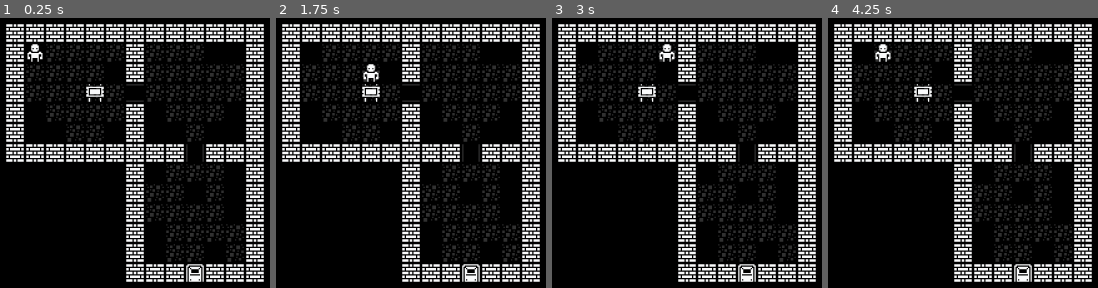
Above: before the commit, frames 1-4 (left to right).
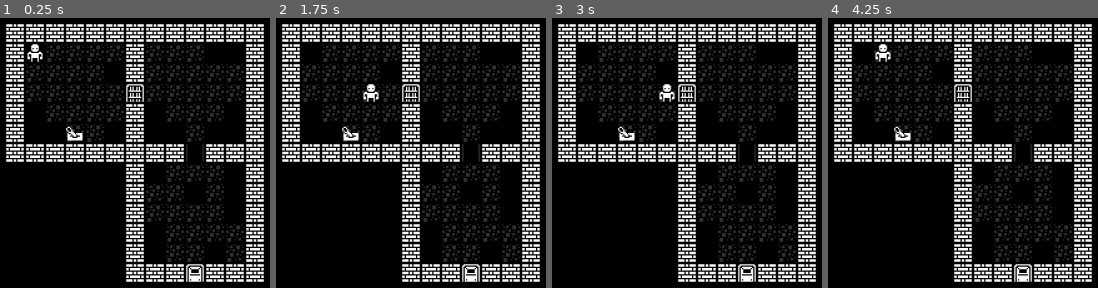
Above: after the commit, the same moments.

Repository: Pandawaflez/PGRPGE
Game: Godot game, scene res://Prefabs/test_dungeon_1.tscn
Two runs of this game, one before a commit and one after it. Both use one fixed random seed, a clock stepped at 60 frames per second and the inputs below. This scene is started directly instead of the project's main scene.
Inputs:
- Up to frame 1 (0.25 s): no input
- Up to frame 2 (1.75 s): tap Enter at 0.5 s; hold D (Right) 0.53-1.28 s; hold 0 (0) 0.53-1.28 s; tap 1 (1) at 0.8, 1.35 s; hold S (Down) from 1.28 s (still down); tap 2 (2) at 1.55 s
- Up to frame 3 (3 s): release S (Down) at 2.03 s; hold D (Right) 2.03-2.78 s; hold 2 (2) 2.03-2.78 s; tap 3 (3) at 2.3, 2.85 s; tap Space at 2.75 s; hold W (Up) from 2.78 s (still down)
- Up to frame 4 (4.25 s): tap 4 (4) at 3.05 s; release W (Up) at 3.53 s; hold A (Left) from 3.53 s (still down); hold 4 (4) from 3.53 s (still down); tap 5 (5) at 3.8 s

The runs differ from the first frame. In frame 1, 0.8% of the frame differs, in the area x 24-54%, y 24-46%; in frame 2, 1.1%; in frame 3, 1.3%, in the area x 24-54%, y 9-46%; in frame 4, 0.8%.

Commit message:
Feat: Updated test level to add a door switch, tweaked progression management.

Diff:
--- a/Prefabs/progression_manager.tscn
+++ b/Prefabs/progression_manager.tscn
@@ -5,6 +5,6 @@
 [node name="ProgressionManager" type="Node" unique_id=1099256361]
 script = ExtResource("1_ne6it")
 progressionDictionary = {
-"NewProgressionTest": 0,
+"NewProgressionTest": true,
 "ProgressionTest": false
 }
--- a/Prefabs/test_dungeon_1.tscn
+++ b/Prefabs/test_dungeon_1.tscn
@@ -109,18 +109,40 @@
 [node name="PlayerMapEntity" parent="." unique_id=1278548234 instance=ExtResource("3_kw862")]
 position = Vector2(416, 168)
 
-[node name="MapEntity" parent="." unique_id=1007337317 instance=ExtResource("4_fsxni")]
-position = Vector2(608, 296)
+[node name="SwitchClosed" parent="." unique_id=1007337317 instance=ExtResource("4_fsxni")]
+position = Vector2(544, 424)
 hasProgressionTrigger = true
 progressionTriggerArray = Array[String](["NewProgressionTest"])
 hasInteractionEffects = true
 interactionEffectArray = Array[String](["Update Progression"])
 interactionEffectValueArray = Array[String](["NewProgressionTest", "1"])
 
-[node name="MapEntity2" parent="." unique_id=541796726 instance=ExtResource("4_fsxni")]
-position = Vector2(608, 232)
+[node name="Sprite2D" parent="SwitchClosed" index="1" unique_id=1904254392]
+region_rect = Rect2(256, 640, 64, 64)
+
+[node name="SwitchOpen" parent="." unique_id=1143183352 instance=ExtResource("4_fsxni")]
+position = Vector2(544, 424)
+hasProgressionTrigger = true
+progressionTriggerArray = Array[String](["NewProgressionTest"])
+progressionValueArray = Array[int]([1])
+hasInteractionEffects = true
+interactionEffectArray = Array[String](["Update Progression"])
+interactionEffectValueArray = Array[String](["NewProgressionTest", "0"])
+
+[node name="Sprite2D" parent="SwitchOpen" index="1" unique_id=1904254392]
+region_rect = Rect2(192, 640, 64, 64)
+
+[node name="Door1" parent="." unique_id=541796726 instance=ExtResource("4_fsxni")]
+position = Vector2(736, 296)
 hasProgressionTrigger = true
 progressionTriggerArray = Array[String](["NewProgressionTest"])
 progressionValueArray = Array[int]([1])
 hasInteractionEffects = true
 interactionEffectArray = Array[String](["Dialogue"])
+
+[node name="Sprite2D" parent="Door1" index="1" unique_id=1904254392]
+region_rect = Rect2(832, 704, 64, 64)
+
+[editable path="SwitchClosed"]
+[editable path="SwitchOpen"]
+[editable path="Door1"]
--- a/RPGTestIdea/Prefabs/BaseLevel.tscn
+++ b/RPGTestIdea/Prefabs/BaseLevel.tscn
@@ -4,16 +4,16 @@
 [ext_resource type="PackedScene" uid="uid://c2hrtj4rwqsyo" path="res://RPGTestIdea/Prefabs/baseTilemap.tscn" id="2_8iie0"]
 [ext_resource type="PackedScene" uid="uid://cbmyf7km57p31" path="res://RPGTestIdea/Prefabs/ui_manager.tscn" id="4_bjw3f"]
 
-[node name="BaseLevel" type="Node2D"]
+[node name="BaseLevel" type="Node2D" unique_id=580286310]
 
-[node name="NavigationManager" parent="." node_paths=PackedStringArray("uIManager", "playerSprite") instance=ExtResource("1_8iie0")]
+[node name="NavigationManager" parent="." unique_id=2142190682 node_paths=PackedStringArray("uIManager", "playerSprite") instance=ExtResource("1_8iie0")]
 uIManager = NodePath("../UI Manager")
 playerSprite = NodePath("../Tilemap/PlayerSprite")
 
-[node name="Tilemap" parent="." instance=ExtResource("2_8iie0")]
+[node name="Tilemap" parent="." unique_id=13038424 instance=ExtResource("2_8iie0")]
 position = Vector2(-64, 64)
 
-[node name="UI Manager" parent="." node_paths=PackedStringArray("navigationManager") instance=ExtResource("4_bjw3f")]
+[node name="UI Manager" parent="." unique_id=1545958855 node_paths=PackedStringArray("navigationManager") instance=ExtResource("4_bjw3f")]
 navigationManager = NodePath("../NavigationManager")
 
 [editable path="Tilemap"]
--- a/RPGTestIdea/TestScene/scripts/TestProgressionManagement.gd
+++ b/RPGTestIdea/TestScene/scripts/TestProgressionManagement.gd
@@ -1,4 +1,4 @@
-class_name TestProgressionManagement
+"""class_name TestProgressionManagement
 extends ProgressionManagement
 
 # to Add values, just add them here, and in the getProgValue match statement:
@@ -24,4 +24,4 @@
 			chestQuest = newVal
 		_: # default
 			print("This is the Test Progression Progression Manager")
-			return testValue
+			return testValue"""
--- a/Scripts/map_entity.gd
+++ b/Scripts/map_entity.gd
@@ -49,7 +49,7 @@
 		counterCap = progressionValueArray.size()
 	print("Array size: " , counterCap )
 	while counter < counterCap:
-		if ProgressionManager.getProgValue( progressionTriggerArray[counter] ) == progressionValueArray[counter]:
+		if int(ProgressionManager.getProgValue( progressionTriggerArray[counter] )) == progressionValueArray[counter]:
 			enable()
 		else:
 			disable()
@@ -70,7 +70,7 @@
 			else:
 				print ( "[ERROR]: unable to update Progression due to seg fault danger" )
 		else:
-			print("Some other thing")
+			print("[ERROR]: Some other thing " , interactionEffectArray[counter] )
 		counter += 1
 func try_move(distance: int, direction: Direction) -> bool:
 	facing = direction
--- a/Scripts/player_map_entity.gd
+++ b/Scripts/player_map_entity.gd
@@ -41,8 +41,9 @@
 		if entity == self:
 			continue
 		if entity.global_position == check_pos:
-			entity.interact(self)
-			return
+			if entity.visible:
+				entity.interact(self)
+				return
 
 func _start_move(direction: Direction) -> void:
 	held_direction = direction
